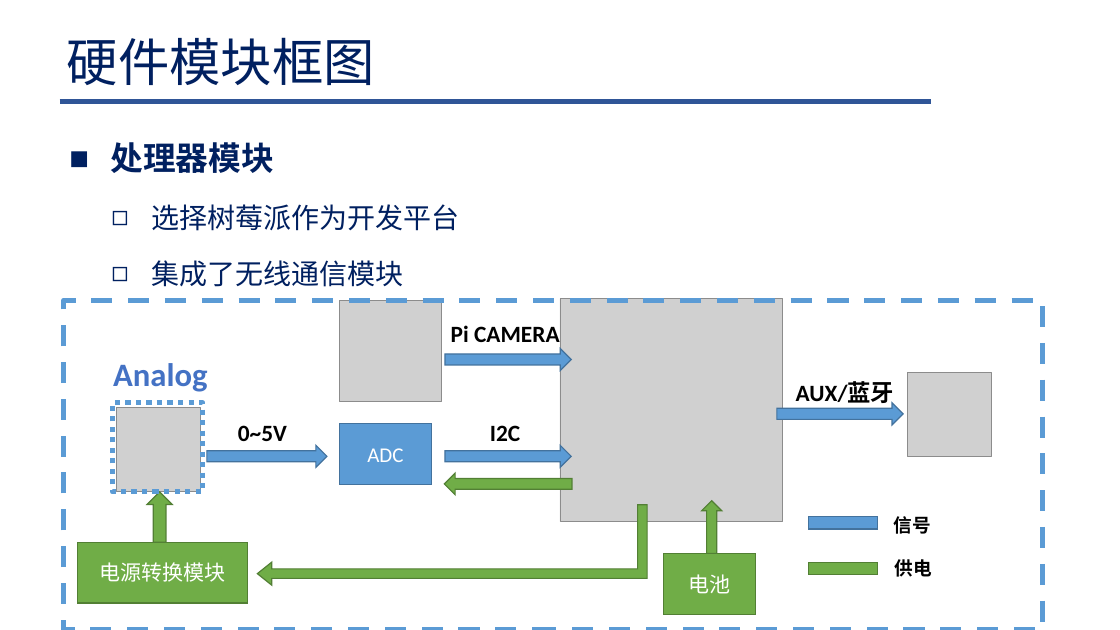
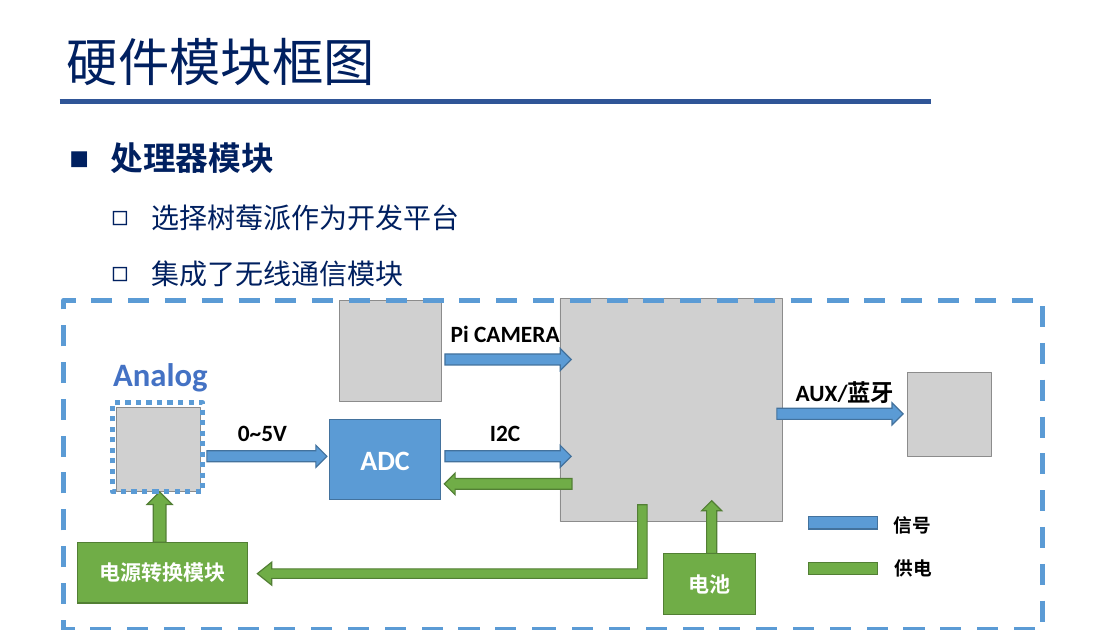
Before and after one commit to Lelucermaire111/Intelligent-blind-assistance-system, a slide deck: slide 11 of 系统设计/系统设计.pptx (slide 6 before the commit). Drawn at 1120x630 pixels with LibreOffice and Linux fonts; fonts in the diff are those of the drawing; grey boxes stand for pictures; background and template pictures are left out. Boxes give left, top, right and bottom in pixels: in the first picture for what was removed or moved away, otherwise in the second. Text is boxed around its words. In the diff, an @@ line names an element or a change of style, - is before the commit and + after.

```diff
--- a/系统设计/系统设计.pptx
+++ b/系统设计/系统设计.pptx
@@ rectangle "ADC": place and size @@
-rectangle "ADC" at [339, 423, 431, 485]
+rectangle "ADC" at [330, 419, 441, 500]
@@ rectangle "ADC" at [330, 419, 441, 500]: size 18 to 24 pt, bold on @@
@@ rectangle "电源转换模块" at [77, 542, 248, 603]: bold on @@
@@ rectangle "电池" at [664, 554, 755, 615]: bold on @@
```
Also in this commit, not shown: 7 other slides changed, 25 slides added, 2 slides removed, 5 other files.
